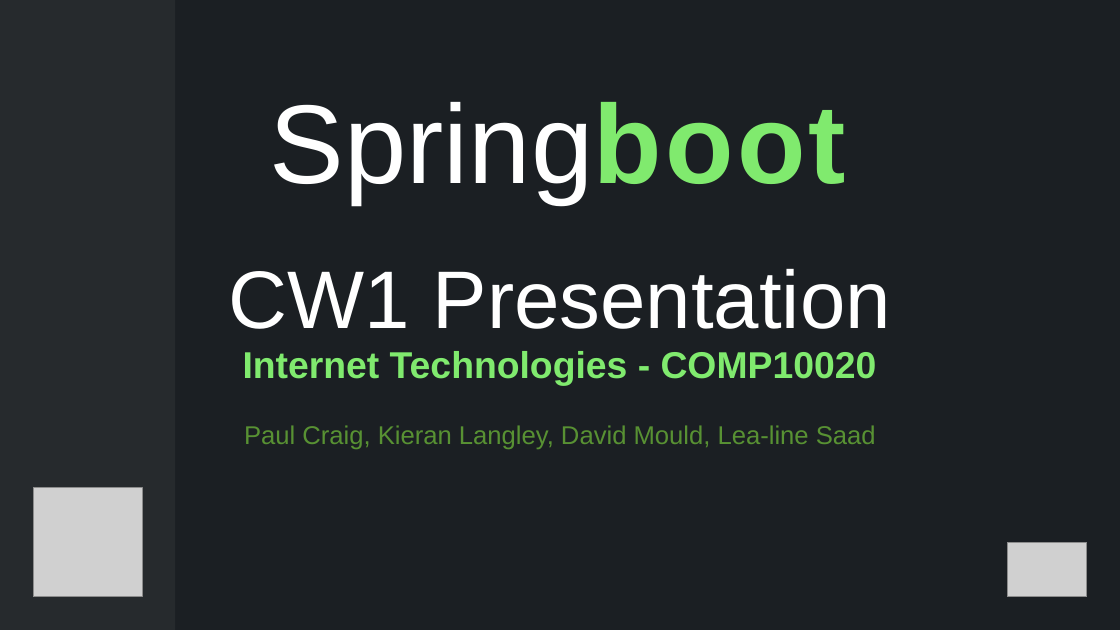
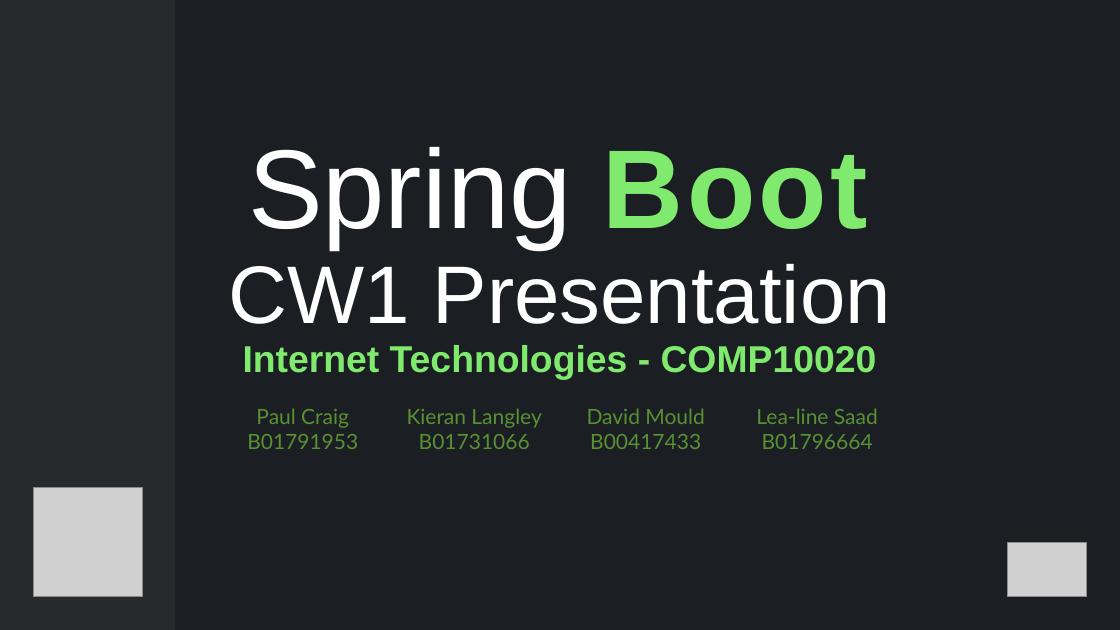
Before and after one commit to FEDavid/CW1_Internet_Technologies_COMP10020, a slide deck: slide 1 of Presentation.pptx (slide 3 before the commit). Drawn at 1120x630 pixels with LibreOffice and Linux fonts; fonts in the diff are those of the drawing; grey boxes stand for pictures. Boxes give left, top, right and bottom in pixels: in the first picture for what was removed or moved away, otherwise in the second. Text is boxed around its words. In the diff, an @@ line names an element or a change of style, - is before the commit and + after.

```diff
--- a/Presentation.pptx
+++ b/Presentation.pptx
@@ title at bbox=[229, 147, 891, 380]: text changed; size 22 to 32 pt; text colour #589133 to #80EA6E; bold on @@
-Springboot
-d
-CW1 Presentation
-Internet Technologies - COMP10020
-Paul Craig, Kieran Langley, David Mould, Lea-line Saad
+Spring Boot
+CW1 Presentation
+Internet Technologies - COMP10020
@@ table added at bbox=[217, 404, 902, 455], 2 rows, 4 columns @@
+Paul Craig | Kieran Langley | David Mould | Lea-line Saad
+B01791953 | B01731066 | B00417433 | B01796664
```
Also in this commit, not shown: 15 slides added, 4 slides removed, 9 other files.
